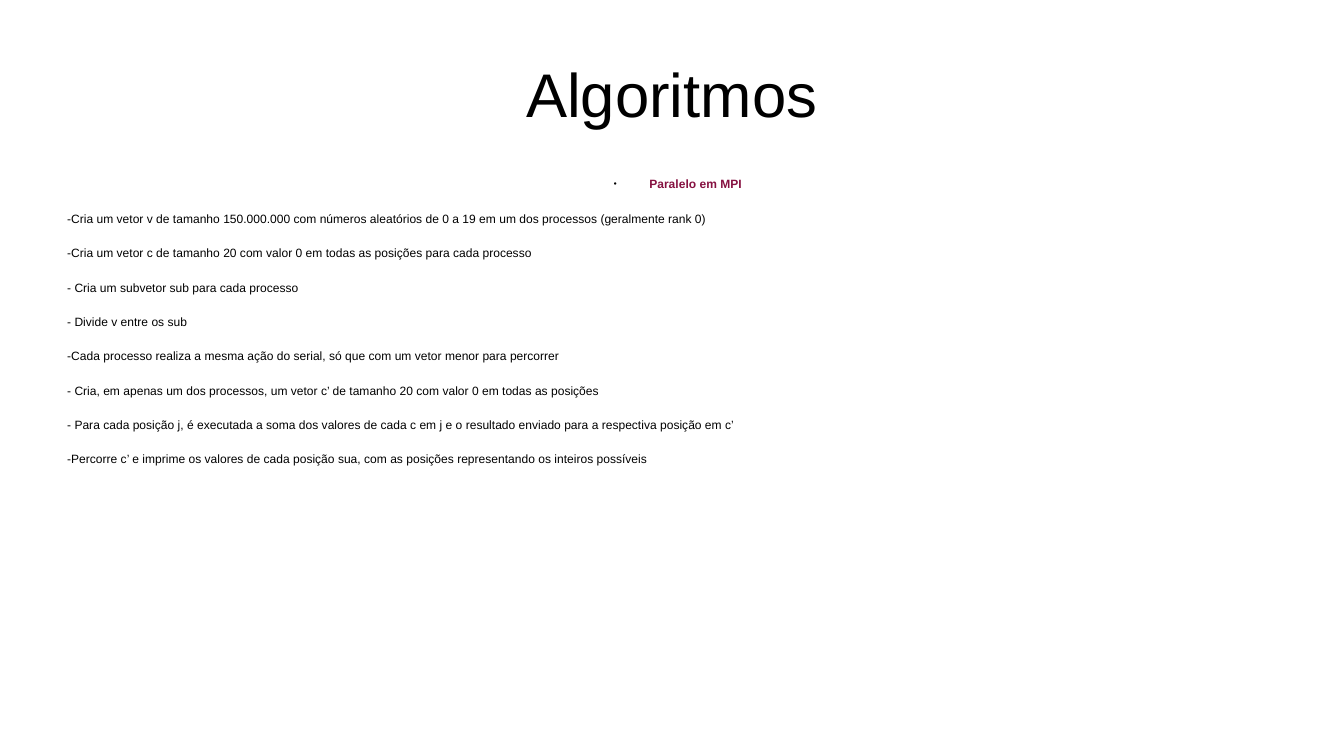
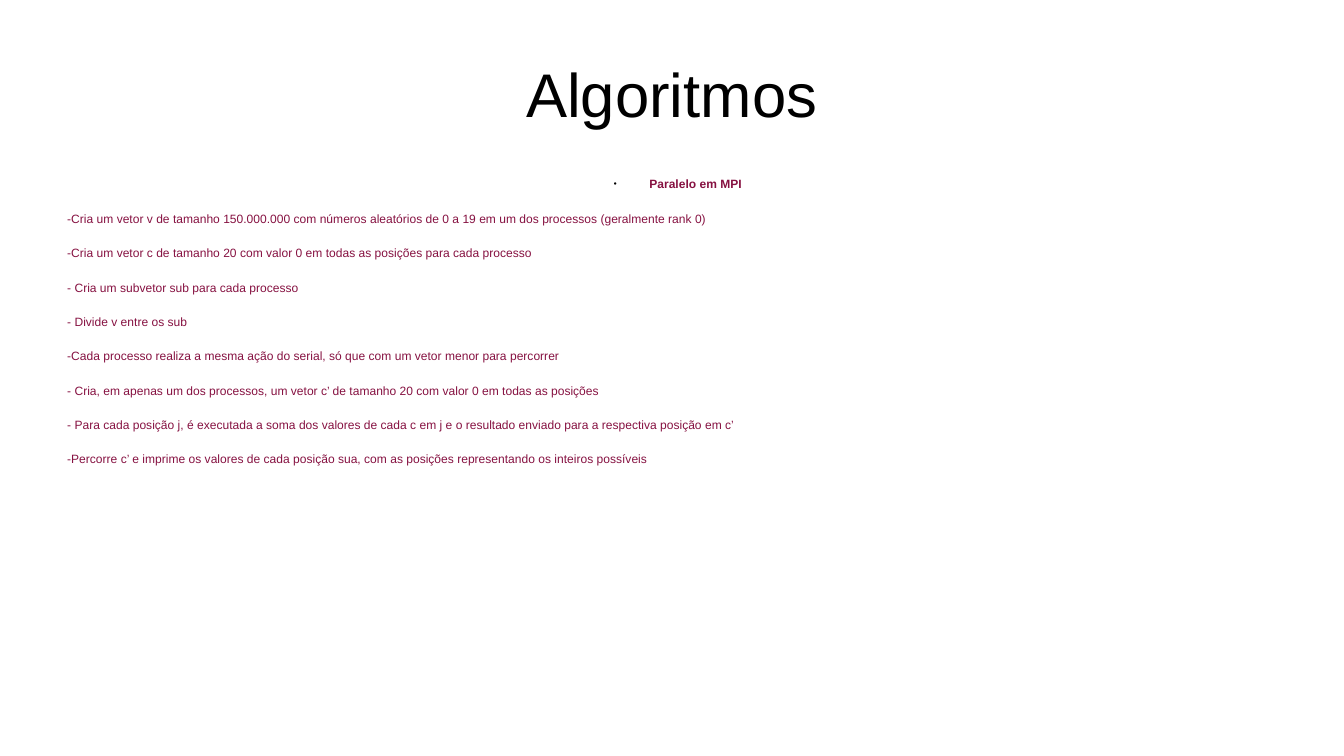
Before and after one commit to Mestos/CC0021-Exercicios, a slide deck: slide 5 of Projeto.pptx. Drawn at 1344x756 pixels with LibreOffice and Linux fonts; fonts in the diff are those of the drawing; background and template pictures are left out. Boxes give left, top, right and bottom in pixels: in the first picture for what was removed or moved away, otherwise in the second. Text is boxed around its words. In the diff, an @@ line names an element or a change of style, - is before the commit and + after.

```diff
--- a/Projeto.pptx
+++ b/Projeto.pptx
@@ text at (x1=67, y1=214, x2=734, y2=466): text colour #000000 to #861141 @@
```
Also in this commit, not shown: 2 other slides changed, 3 slides added.
